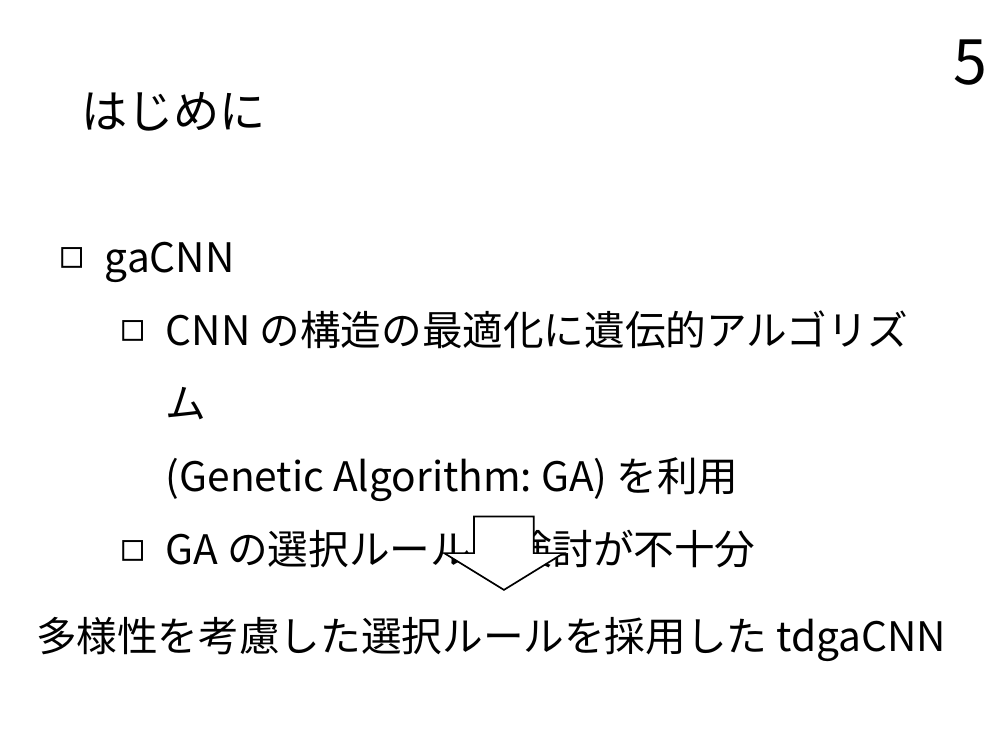
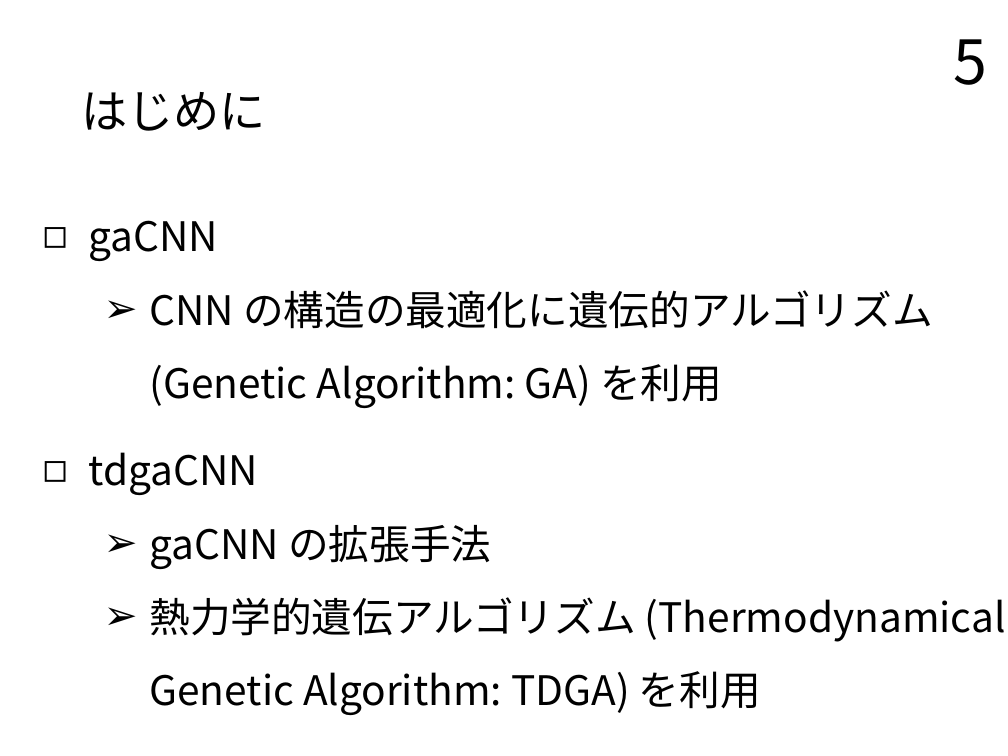
Before and after one commit to TairaTomotaka/kadai, a slide deck: slide 5 of prsn/20230124_prsn_taira.pptx. Drawn at 1008x756 pixels with LibreOffice and Linux fonts; fonts in the diff are those of the drawing. Boxes give left, top, right and bottom in pixels: in the first picture for what was removed or moved away, otherwise in the second. Text is boxed around its words. In the diff, an @@ line names an element or a change of style, - is before the commit and + after.

```diff
--- a/prsn/20230124_prsn_taira.pptx
+++ b/prsn/20230124_prsn_taira.pptx
@@ text "gaCNN" moved from (x1=105, y1=241, x2=909, y2=575) to (x1=88, y1=220, x2=933, y2=408) @@
@@ text at (x1=149, y1=290, x2=933, y2=408): bullet ◻ to ➢ @@
@@ text added at (x1=88, y1=452, x2=1006, y2=715), 24 pt, text #000000 @@
+◻ tdgaCNN
+  ➢ gaCNN の拡張手法
+  ➢ 熱力学的遺伝アルゴリズム (Thermodynamical
+    Genetic Algorithm: TDGA) を利用
@@ text at (x1=166, y1=522, x2=755, y2=575): paragraph removed @@
-  ◻ GA の選択ルールの検討が不十分
@@ down arrow removed at (x1=444, y1=517, x2=563, y2=590) @@
@@ text removed at (x1=36, y1=617, x2=947, y2=661) @@
-多様性を考慮した選択ルールを採用した tdgaCNN
```
Also in this commit, not shown: 27 other slides changed, 2 slides removed, 5 other files.
